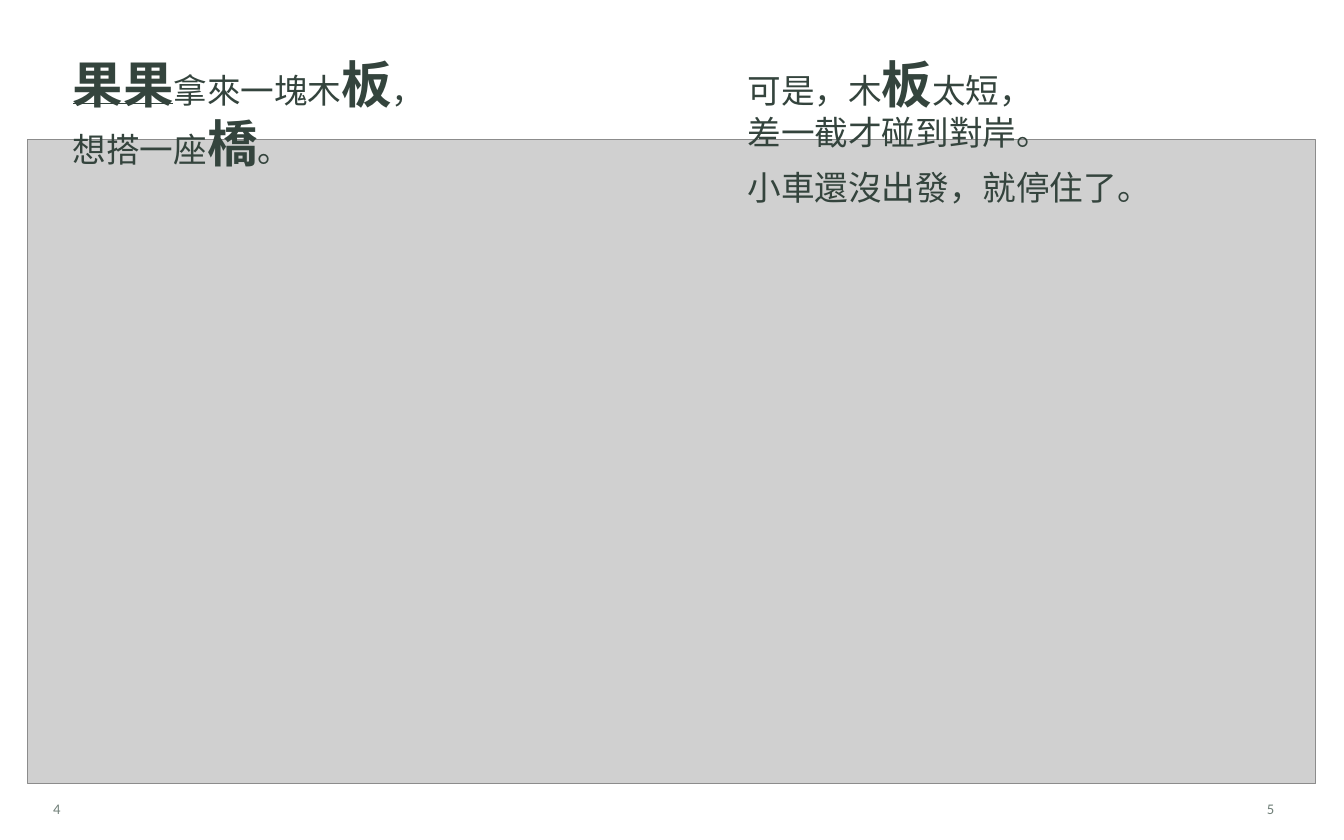
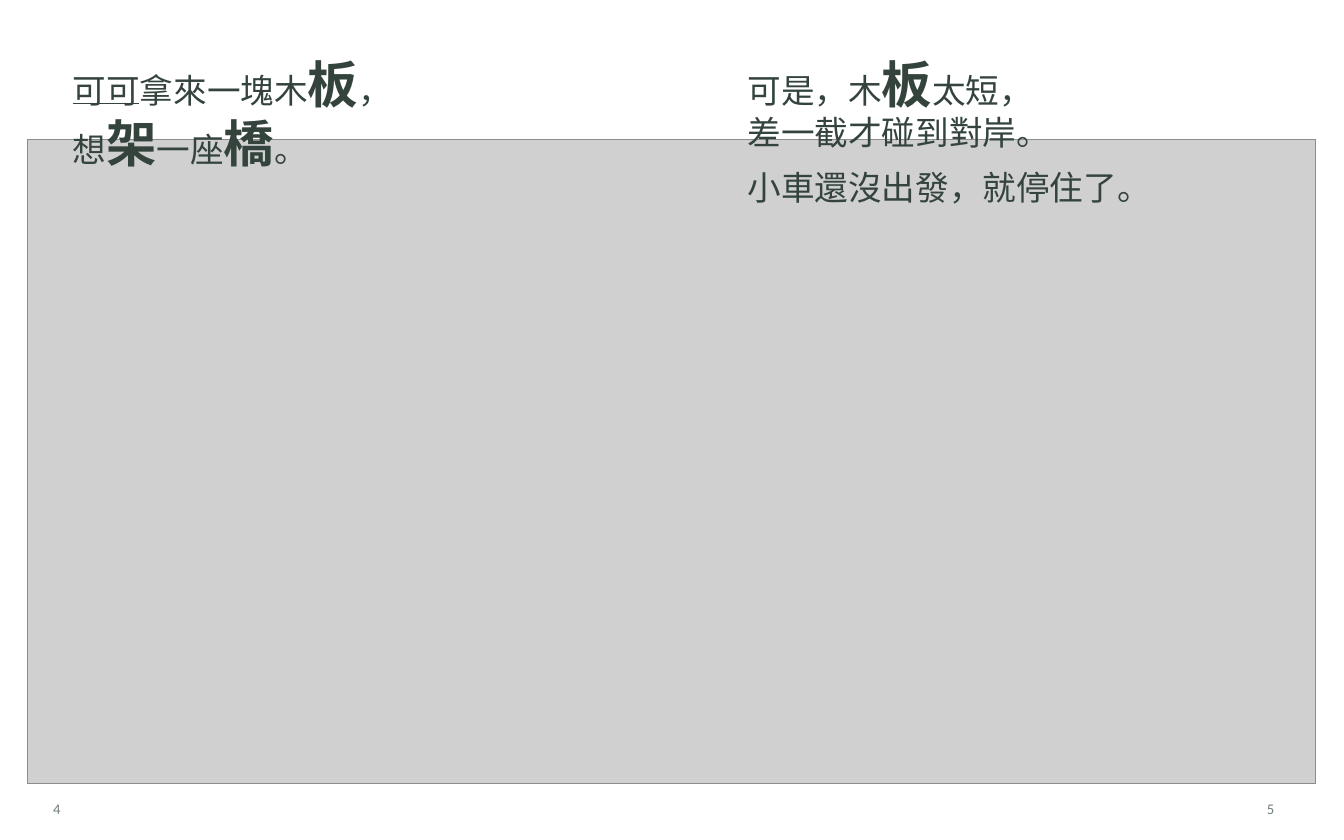
Before and after one commit to angusQAQ/audio-book, a slide deck: slide 4 of books/little-wooden-bridge/exports/小木橋，通車了！_可編輯排版.pptx. Drawn at 1344x840 pixels with LibreOffice and Linux fonts; fonts in the diff are those of the drawing; grey boxes stand for pictures. Boxes give left, top, right and bottom in pixels: in the first picture for what was removed or moved away, otherwise in the second. Text is boxed around its words. In the diff, an @@ line names an element or a change of style, - is before the commit and + after.

```diff
--- a/books/little-wooden-bridge/exports/小木橋，通車了！_可編輯排版.pptx
+++ b/books/little-wooden-bridge/exports/小木橋，通車了！_可編輯排版.pptx
@@ text at bbox=[73, 60, 358, 108]: text changed @@
-果果拿來一塊木板，
+可可拿來一塊木板，
@@ text at bbox=[73, 111, 308, 167]: text changed @@
-想搭一座橋。
+想架一座橋。
@@ line moved from (74, 104) - (173, 104) to (74, 104) - (139, 104) @@
```
Also in this commit, not shown: 8 other slides changed, 56 other files.
